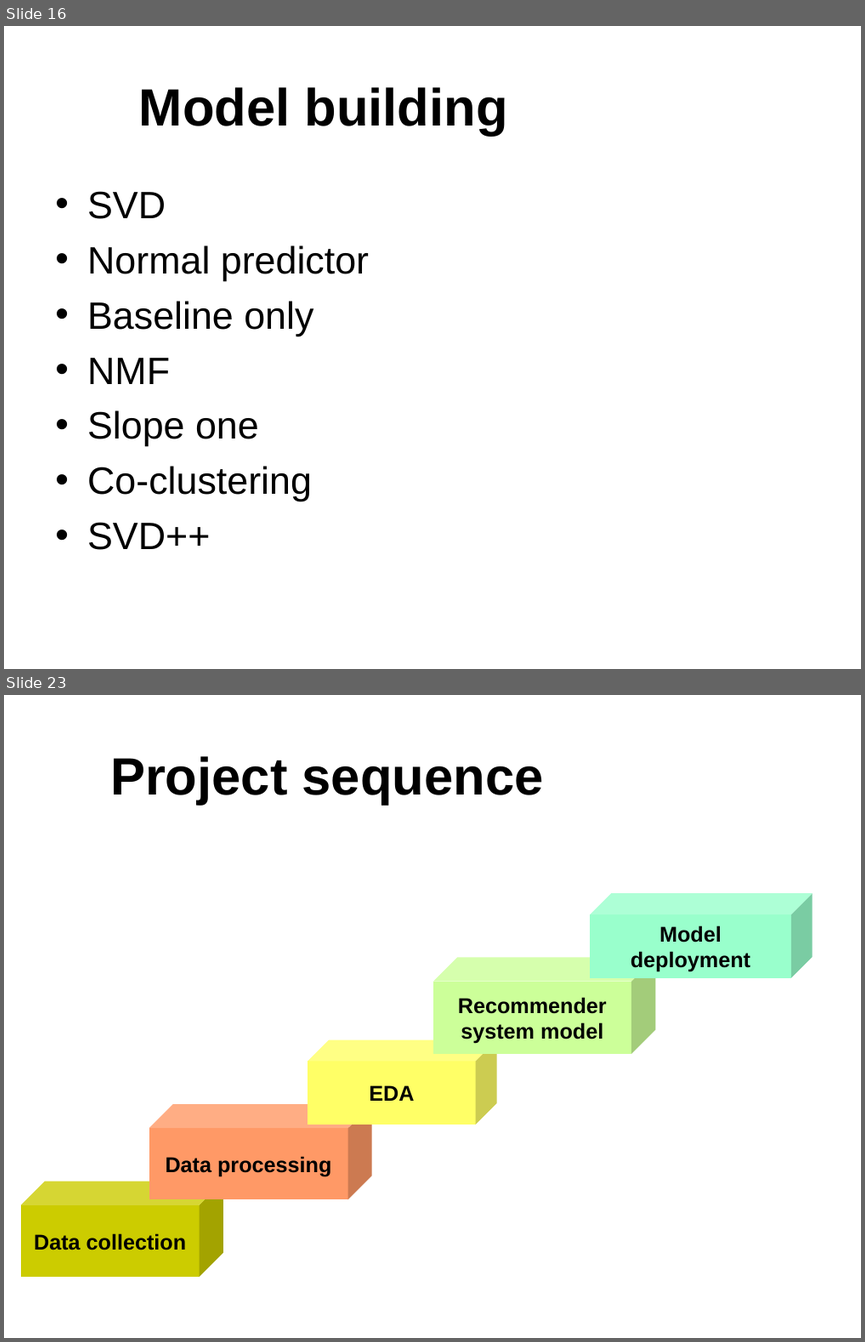
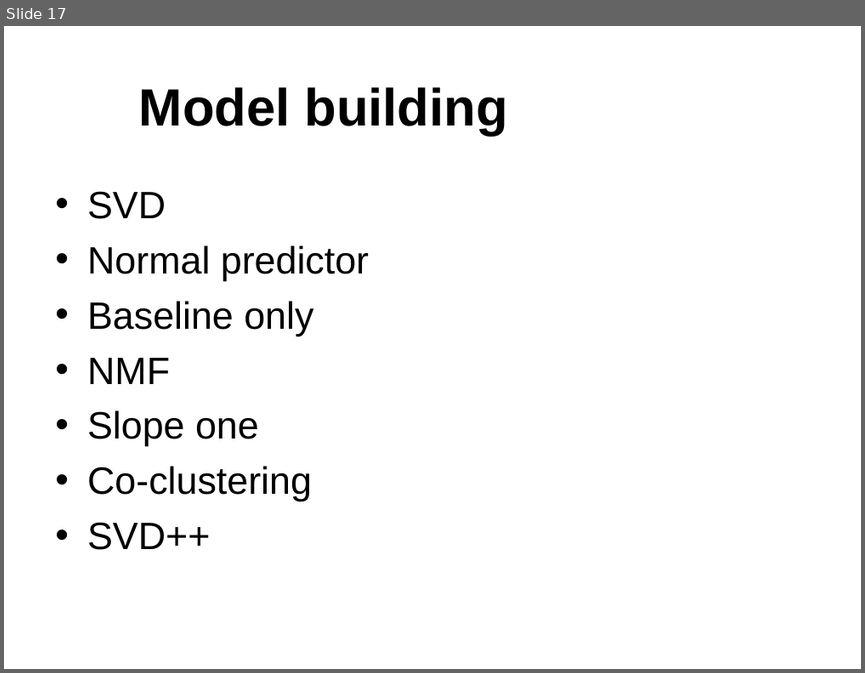
Before and after one commit to marth418/unsupervised-predict-streamlit-template, a slide deck: Team 6 Presentation.ppt. Shown one above the other, each under a label of ours: slides 16 and 23 before the commit, slide 17 after it; the slides between them are not shown. The pictures are 865x1342 and 865x673 pixels, drawn with LibreOffice and Linux fonts; fonts in the diff are those of the drawing; background and template pictures are left out. Boxes give left, top, right and bottom in pixels: in the first picture for what was removed or moved away, otherwise in the second. Text is boxed around its words. In the diff, an @@ line names an element or a change of style, - is before the commit and + after.

```diff
--- a/Team 6 Presentation.ppt
+++ b/Team 6 Presentation.ppt
@@ slide 23 removed at bbox=[4, 695, 861, 1338], background picture (left out) @@
@@ title removed at bbox=[110, 756, 544, 805] @@
-Project sequence
@@ group removed at bbox=[21, 893, 812, 1276]: 5 cubes @@
-Data collection
-Data processing
-EDA
-Recommender system model
-Model deployment
@@ what was slide 16 is now slide 17 @@
```
Also in this commit, not shown: 7 slides changed, 9 slides added, 4 other slides removed.
